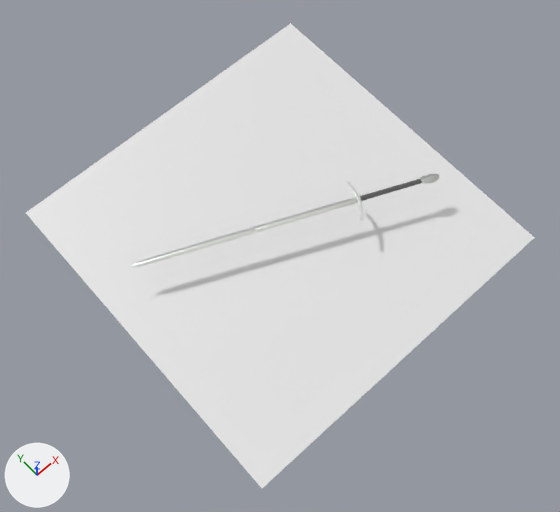
An edit to the Blender file swords.blend, drawn before and after from the same camera.
Before and after are seen from a 50 mm lens placed at (-4.22, -4.08, 12.82), pointed at (-0.42, 0.16, -0.02). The axes (+X, +Y, +Z) are drawn at lower left. The lights are the same throughout.

The first picture shows 'Advection', 'Log'.
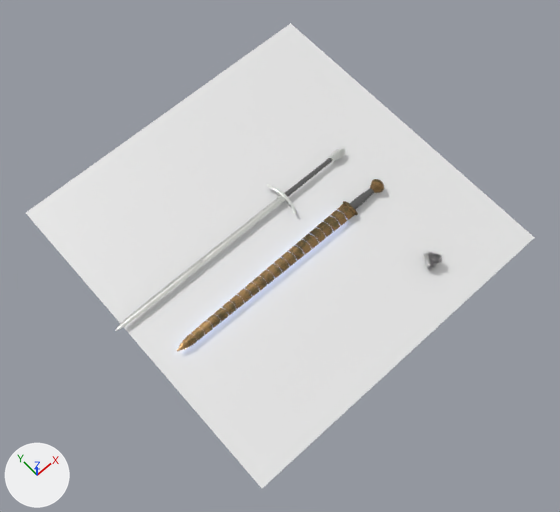
Commit message: added bronze sword

The change, as a diff of the scene's bpy script:
```diff
--- a/swords.blend.py
+++ b/swords.blend.py
@@ mat_quartz @@
+mat_quartz = bpy.data.materials.new('quartz')
+# nodes: AmbientOcclusion, BsdfGlass, Emission, MixShader, OutputMaterial, ValToRGB
+# colours: white #ffffff, black #000000
@@ mat_bronze_effects @@
+mat_bronze_effects = bpy.data.materials.new('Bronze Effects')
+# nodes: AmbientOcclusion, Bevel, Blackbody, BsdfPrincipled, Emission, Mix, MixShader, OutputMaterial, RGB, TexCoord, TexNoise, ValToRGB, VectorMath
+# colours: white #ffffff, black #000000, grey #bcbcbc, grey #aaaaaa, brown #96774f, dark green #324a39
@@ mat_bronze @@
+mat_bronze = bpy.data.materials.new('Bronze')
+# nodes: Bevel, BsdfPrincipled, Mix, OutputMaterial, RGB, TexCoord, TexNoise, ValToRGB, VectorMath
+# colours: brown #96774f, grey #bcbcbc, black #000000, dark green #324a39, grey #aaaaaa
@@ me_cylinder_003 @@
+me_cylinder_003.from_pydata(...)  # 3000 vertices, 2750 faces; spans x -0.402..0.57, y -0.438..0.616, z -0.551..0.506
+me_cylinder_003.materials.append(mat_quartz)
@@ me_cube_003 @@
+me_cube_003.from_pydata(...)  # 1801 vertices, 1708 faces; spans x -2.95..2.01, y -0.19..0.19, z -0.15..0.15
+me_cube_003.polygons.foreach_set('use_smooth', [True] * 1708)
+# faces by material slot: [510, 802, 396]
+me_cube_003.materials.append(mat_bronze_effects)
+me_cube_003.materials.append(mat_handle)
+me_cube_003.materials.append(mat_bronze)
@@ ob_advection @@
 ob_advection = bpy.data.objects.new('Advection', me_cube_002)
-ob_advection.location = (0.8, 0.05, 0.51)
-ob_advection.rotation_euler = (0.000877, -0.0147, -0.42)  # degrees (0.1, -0.8, -24)
+ob_advection.location = (0.0, 1.0, 0.0)
 _m = ob_advection.modifiers.new('Subdivision', 'SUBSURF')
@@ ob_cylinder_214 @@
+ob_cylinder_214 = bpy.data.objects.new('Cylinder.214', me_cylinder_003)
+ob_cylinder_214.location = (1.5, -1.75, 0.06)
+ob_cylinder_214.rotation_euler = (2.27, 1.167, 0.00311)  # degrees (130, 67, 0.2)
+ob_cylinder_214.scale = (0.325, 0.325, 0.325)
@@ ob_cube @@
+ob_cube = bpy.data.objects.new('Cube', me_cube_003)
+ob_cube.location = (0.0, 0.0, 0.0)
+_m = ob_cube.modifiers.new('Subdivision', 'SUBSURF')
+_m.levels = 3
+_m.render_levels = 3
```

Where the change shows, as pixel boxes (x1, y1, x2, y2) in the pictures (560 x 512 px):
'Advection', moved, turned
    before: (130, 174, 439, 267)
    after: (115, 148, 346, 331)
'Cube', added
    after: (177, 179, 384, 351)
    faces in mat_bronze_effects: (177, 210, 348, 351)
    faces in mat_bronze: (337, 179, 384, 220)
    faces in mat_handle: (349, 188, 374, 210)
'Cylinder.214', added
    after: (423, 252, 442, 271)
